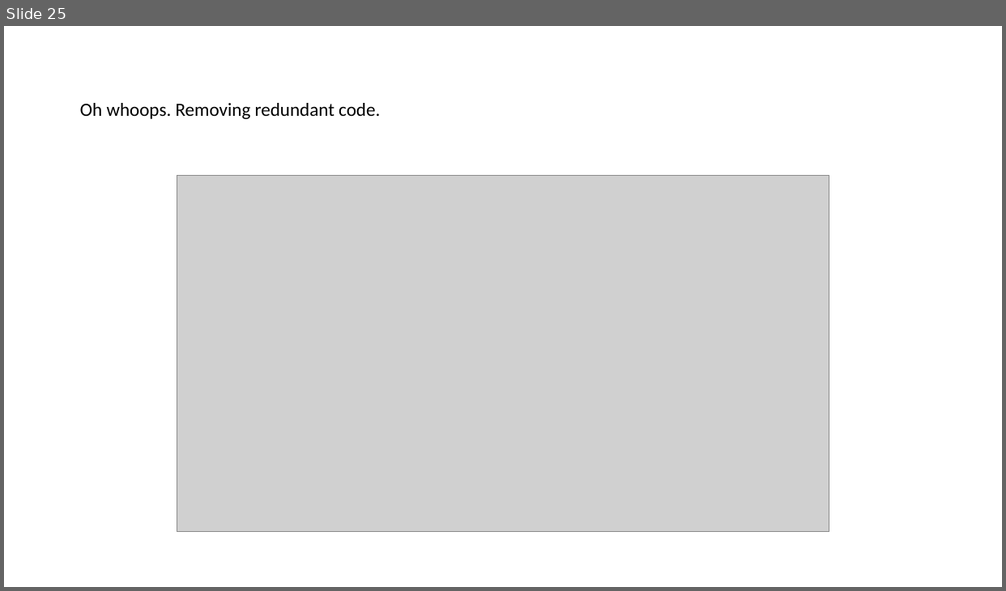
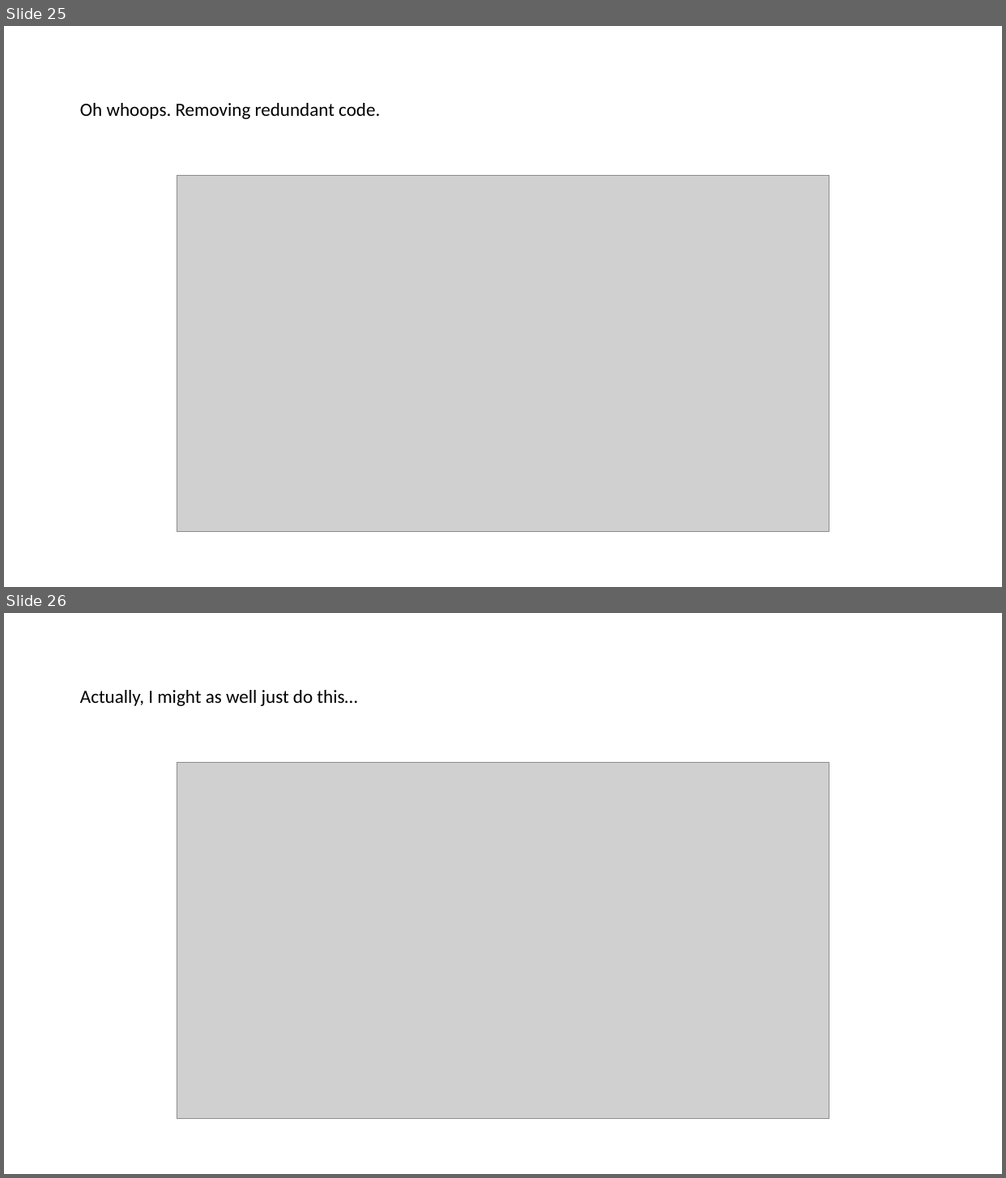
Before and after one commit to PixelZerg/NeuroOCR, a slide deck: NeuroOCR-DevelopmentDocumentation.pptx. Shown one above the other, each under a label of ours: slide 25 before the commit, slides 25 and 26 after it. The pictures are 1006x591 and 1006x1178 pixels, drawn with LibreOffice and Linux fonts; fonts in the diff are those of the drawing; grey boxes stand for pictures. Boxes give left, top, right and bottom in pixels: in the first picture for what was removed or moved away, otherwise in the second. Text is boxed around its words. In the diff, an @@ line names an element or a change of style, - is before the commit and + after.

```diff
--- a/NeuroOCR-DevelopmentDocumentation.pptx
+++ b/NeuroOCR-DevelopmentDocumentation.pptx
@@ slide 26 added at <box>4,613,1002,1174</box>, background #FFFFFF @@
@@ title added at <box>80,690,357,706</box>, 18 pt, text #000000 @@
+Actually, I might as well just do this…
@@ picture added at <box>177,763,829,1119</box> @@
```
Also in this commit, not shown: 1 slide changed, 2 other files.
